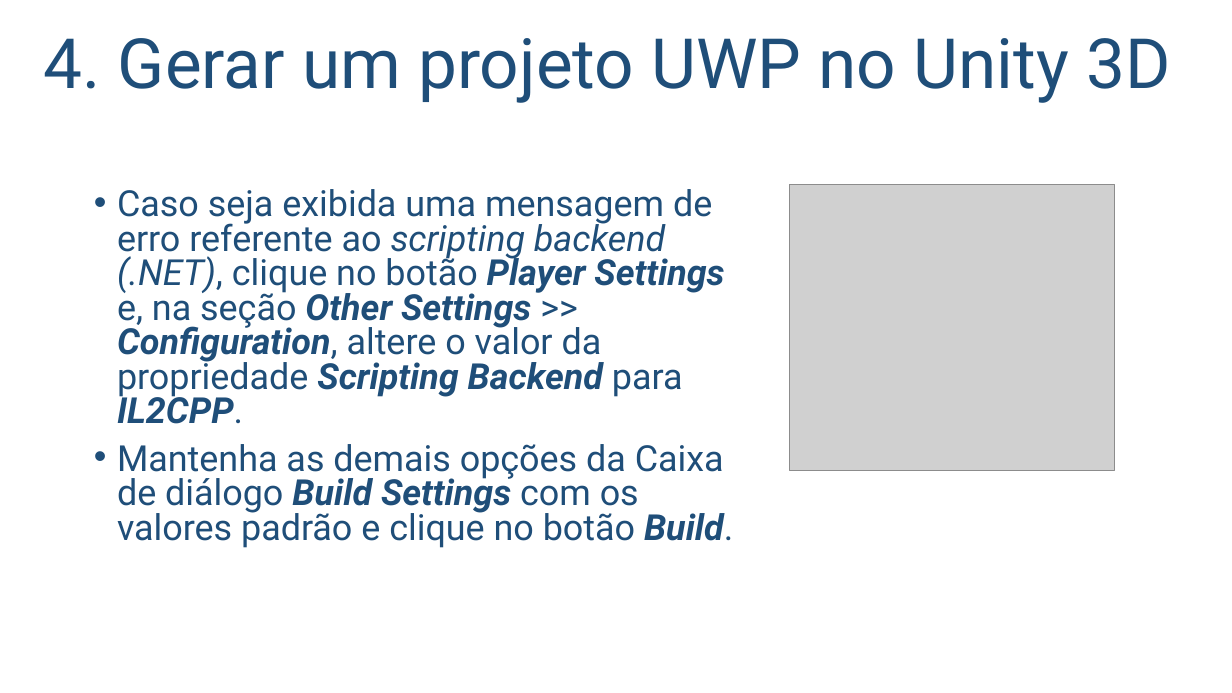
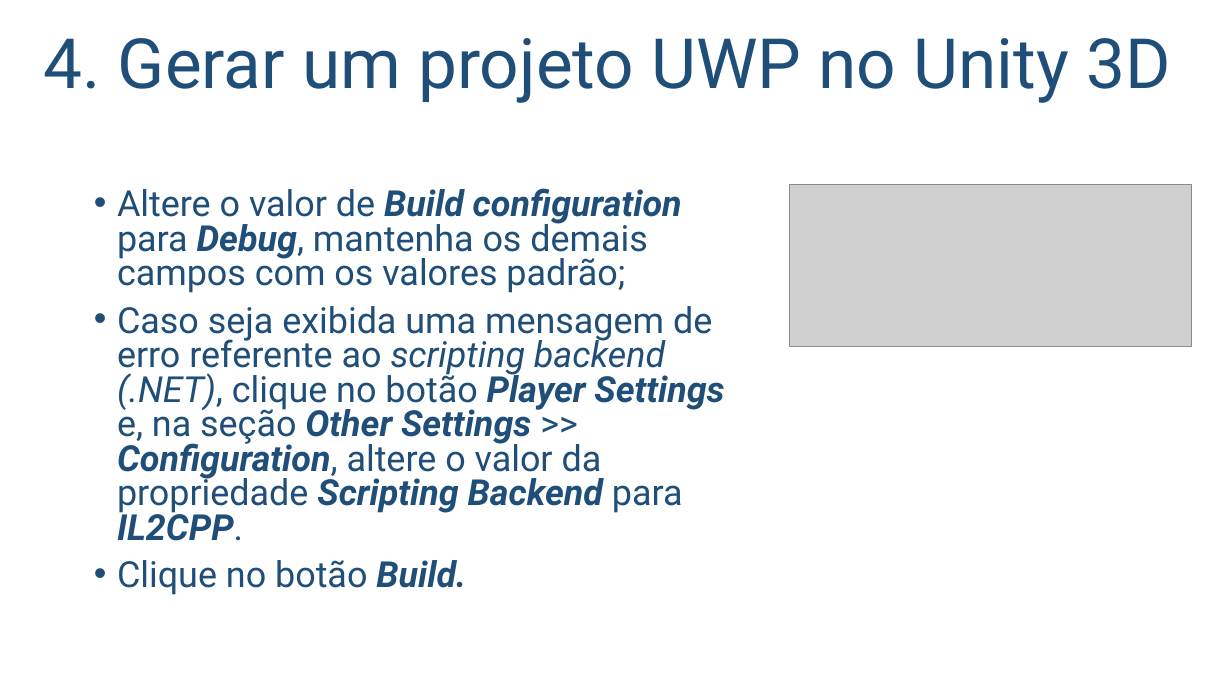
Before and after one commit to salmo-jr/public-slides, a slide deck: slide 12 of building-games-for-XboxOne.pptx. Drawn at 1232x693 pixels with LibreOffice and Linux fonts; fonts in the diff are those of the drawing; grey boxes stand for pictures; background and template pictures are left out. Boxes give left, top, right and bottom in pixels: in the first picture for what was removed or moved away, otherwise in the second. Text is boxed around its words. In the diff, an @@ line names an element or a change of style, - is before the commit and + after.

Commit message:
conclusão das atualizações para 2019

```diff
--- a/building-games-for-XboxOne.pptx
+++ b/building-games-for-XboxOne.pptx
@@ text at (117, 188, 682, 293): paragraph added @@
+• Altere o valor de Build configuration para Debug, mantenha os demais campos com os valores padrão;
@@ picture removed at (789, 185, 1115, 470) @@
@@ picture added at (789, 185, 1191, 347) @@
@@ text at (117, 560, 466, 595): text changed @@
-• Mantenha as demais opções da Caixa de diálogo Build Settings com os valores padrão e clique no botão Build.
+• Clique no botão Build.
```
Also in this commit, not shown: 8 other slides changed.
